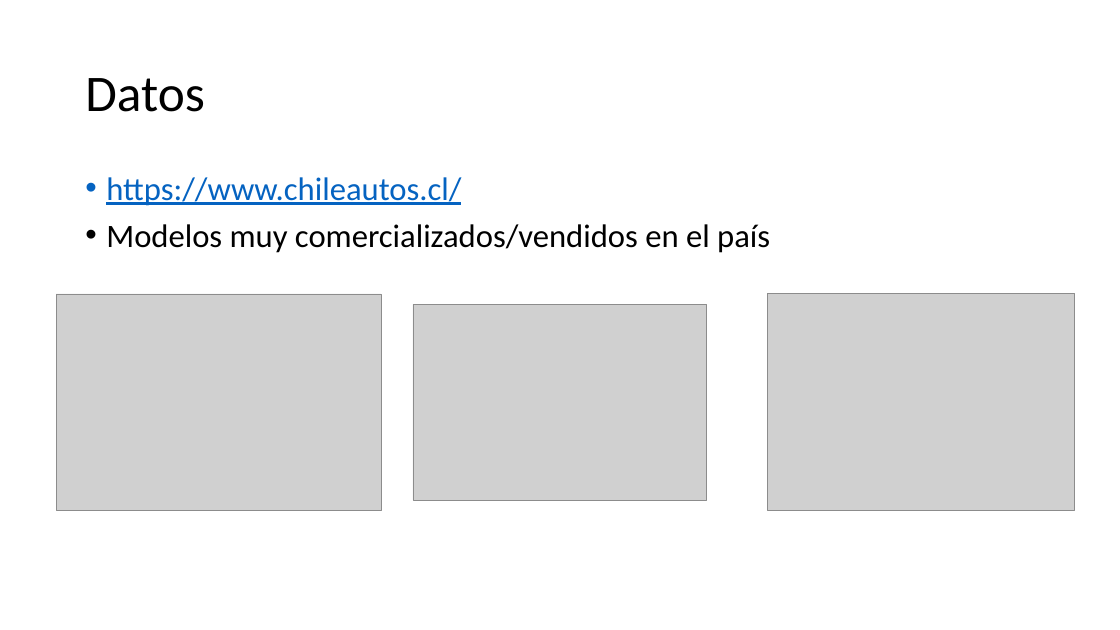
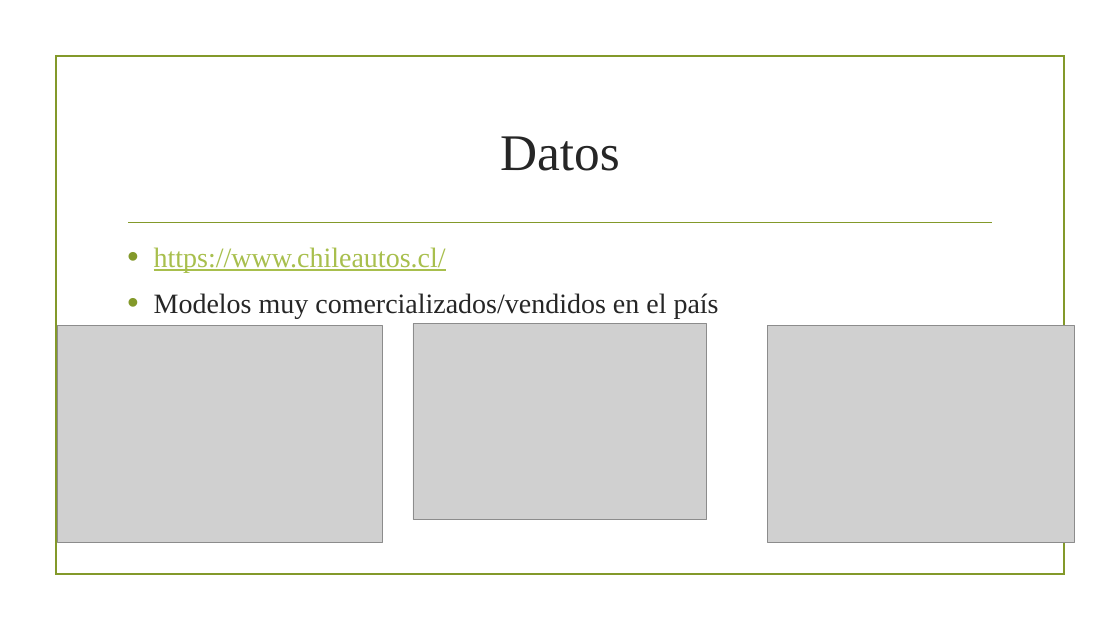
Before and after one commit to AlonsoCasanova/Proyecto-IMT2200, a slide deck: slide 4 of presentacion.pptx. Drawn at 1120x630 pixels with LibreOffice and Linux fonts; fonts in the diff are those of the drawing; grey boxes stand for pictures; background and template pictures are left out. Boxes give left, top, right and bottom in pixels: in the first picture for what was removed or moved away, otherwise in the second. Text is boxed around its words. In the diff, an @@ line names an element or a change of style, - is before the commit and + after.

```diff
--- a/presentacion.pptx
+++ b/presentacion.pptx
@@ rectangle added at box(55, 56, 1064, 575), outline #83992A 1.25 pt @@
@@ title "Datos": place and size @@
-title "Datos" at box(85, 78, 204, 112)
+title "Datos" at box(500, 136, 620, 171)
@@ title "Datos" at box(500, 136, 620, 171): font Calibri to Times New Roman, text colour #000000 to #262626; alignment left to centre; line spacing 0.9 to 1 @@
@@ text "https://www.chileautos.cl/": place and size @@
-text "https://www.chileautos.cl/" at box(106, 177, 770, 253)
+text "https://www.chileautos.cl/" at box(154, 247, 719, 318)
@@ text "https://www.chileautos.cl/" at box(154, 247, 719, 318): size 28 to 24 pt, font Calibri to Times New Roman; text colour #0563C1 to #A8BF4D in "https://www.chileautos.cl/"; text colour #000000 to #262626 in "Modelos muy comercializados/vendidos en el país"; indent changed; line spacing 0.9 to 1 @@
@@ line added from (129, 223) to (992, 223), #83992A 1.25 pt @@
@@ picture: place and size @@
-picture at box(56, 294, 381, 511)
+picture at box(58, 326, 383, 543)
@@ picture: place and size @@
-picture at box(413, 304, 707, 500)
+picture at box(413, 323, 707, 519)
@@ picture: place and size @@
-picture at box(768, 293, 1075, 511)
+picture at box(767, 325, 1075, 543)
```
Also in this commit, not shown: 6 other slides changed, 2 slides added, 1 slide removed, 4 other files.
